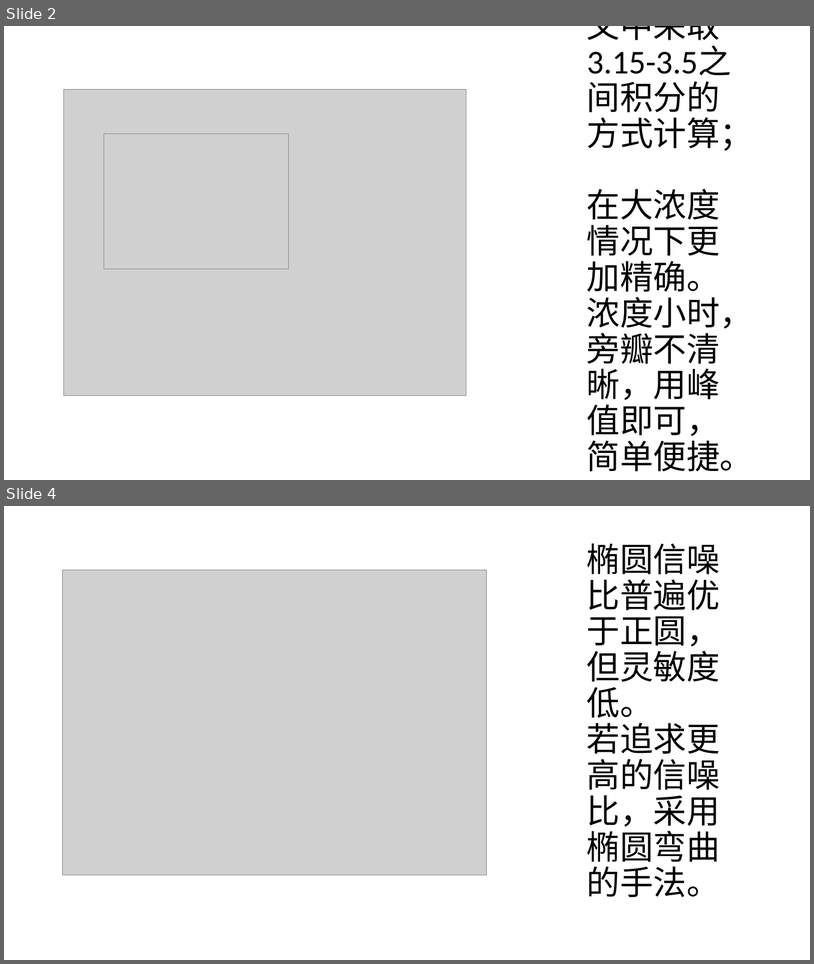
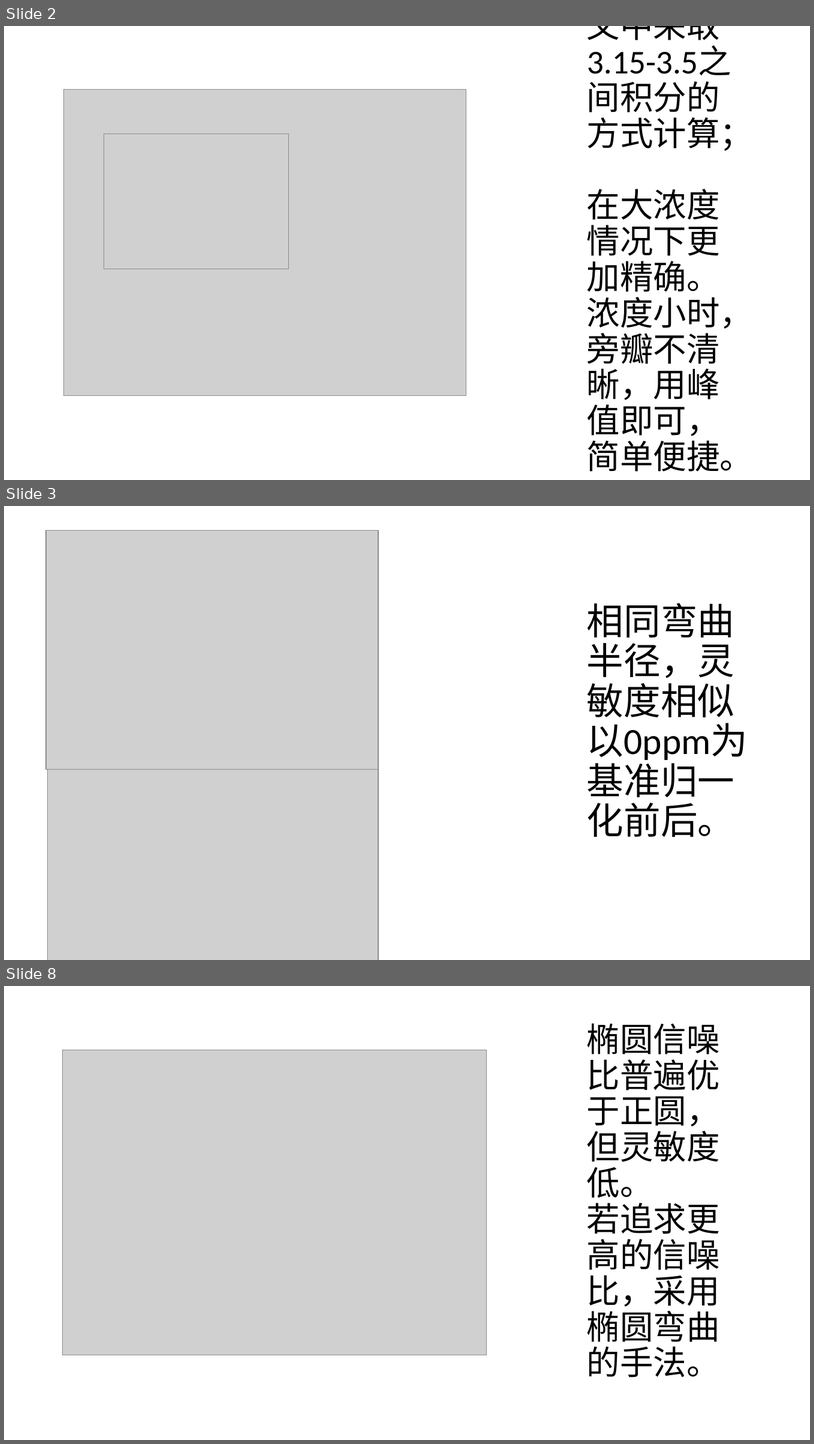
Before and after one commit to alwee021/CV, a slide deck: 毕业论文/论文用图.pptx. Shown one above the other, each under a label of ours: slides 2 and 4 before the commit, slides 2, 3 and 8 after it; the slides between them are not shown. The pictures are 814x964 and 814x1444 pixels, drawn with LibreOffice and Linux fonts; fonts in the diff are those of the drawing; grey boxes stand for pictures. Boxes give left, top, right and bottom in pixels: in the first picture for what was removed or moved away, otherwise in the second. Text is boxed around its words. In the diff, an @@ line names an element or a change of style, - is before the commit and + after.

```diff
--- a/毕业论文/论文用图.pptx
+++ b/毕业论文/论文用图.pptx
@@ slide 3 added at (4, 506, 810, 960), background #FFFFFF @@
@@ picture added at (46, 530, 378, 769) @@
@@ title added at (587, 603, 749, 837), 44 pt, text #000000 @@
+相同弯曲半径，灵敏度相似
+以0ppm为基准归一化前后。
@@ picture added at (48, 730, 378, 960) @@
@@ what was slide 4 is now slide 8 @@
```
Also in this commit, not shown: 2 slides changed, 1 other slide added, 11 other files.
